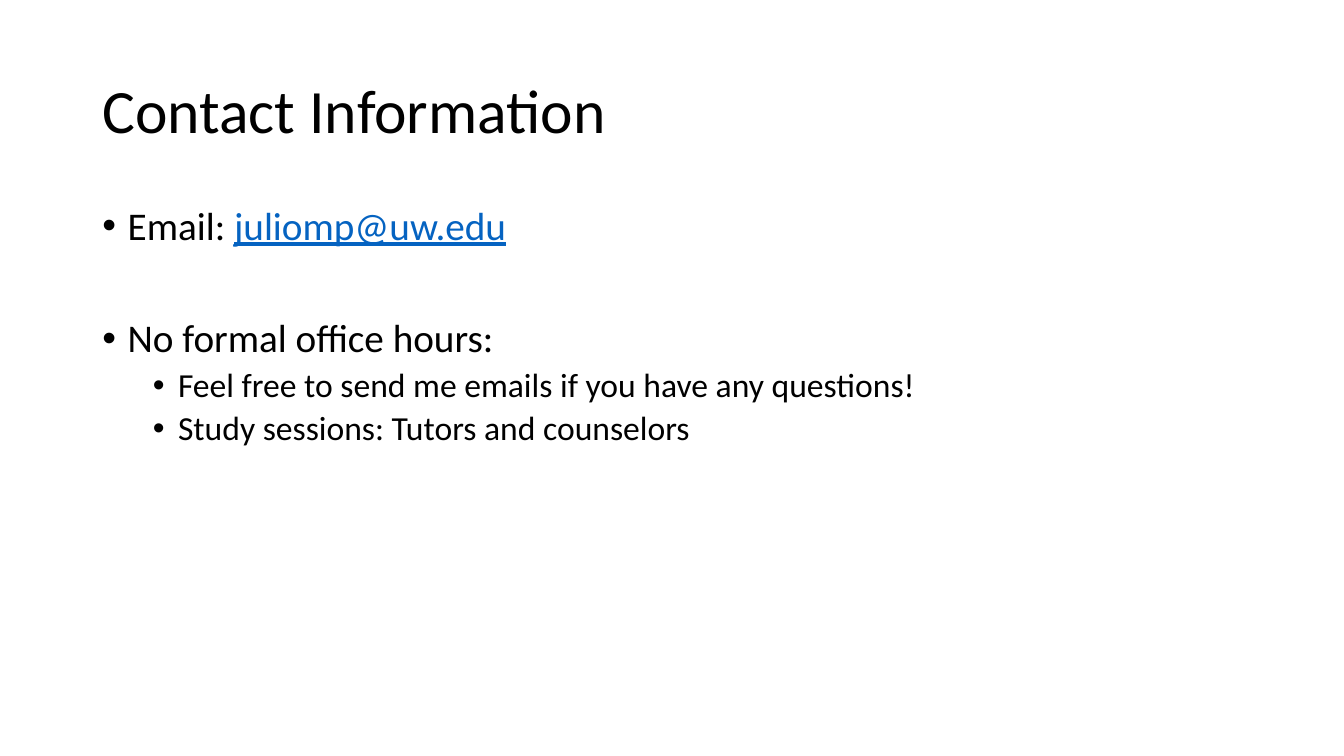
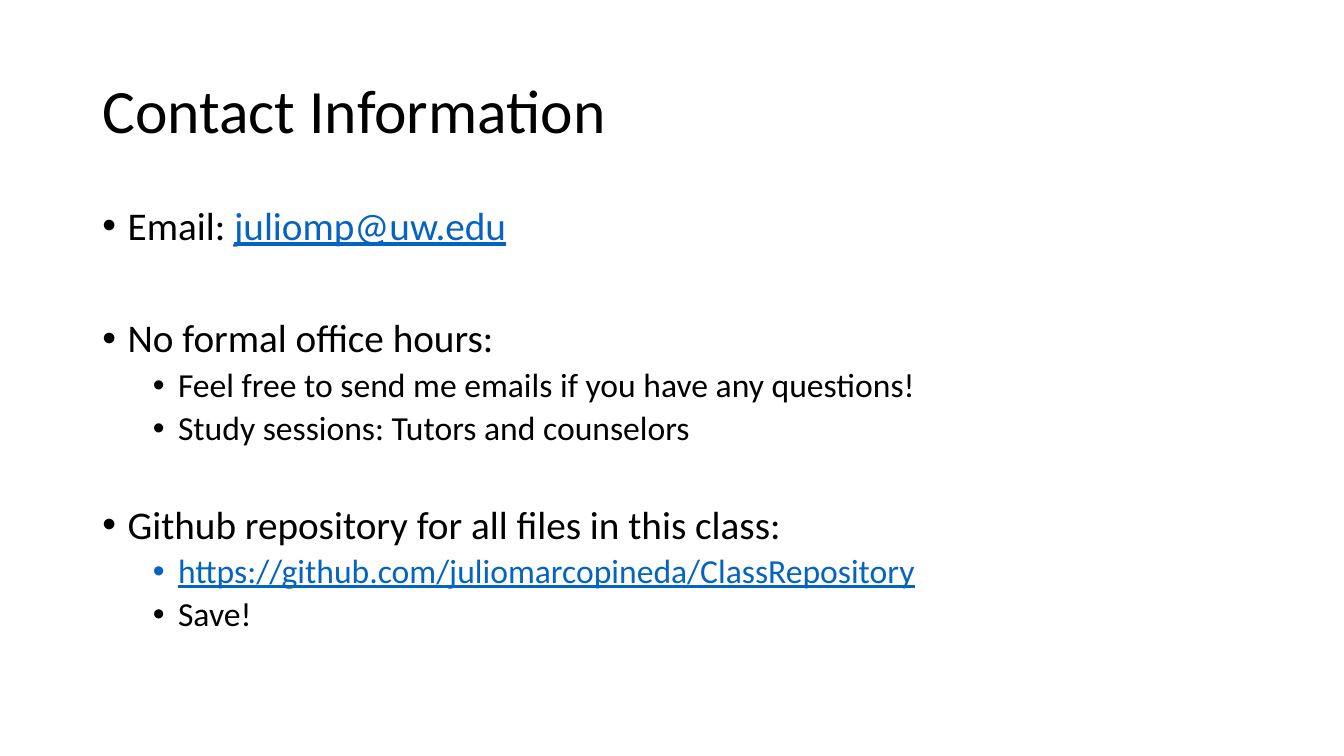
Before and after one commit to juliomarcopineda/ClassRepository, a slide deck: slide 3 of Lectures/20160620_Lecture00.pptx. Drawn at 1344x756 pixels with LibreOffice and Linux fonts; fonts in the diff are those of the drawing. Boxes give left, top, right and bottom in pixels: in the first picture for what was removed or moved away, otherwise in the second. Text is boxed around its words. In the diff, an @@ line names an element or a change of style, - is before the commit and + after.

Commit message:
Update Lecture 00

```diff
--- a/Lectures/20160620_Lecture00.pptx
+++ b/Lectures/20160620_Lecture00.pptx
@@ text at <box>128,511,914,627</box>: paragraphs added @@
+• Github repository for all files in this class:
+  • https://github.com/juliomarcopineda/ClassRepository
+  • Save!
```
